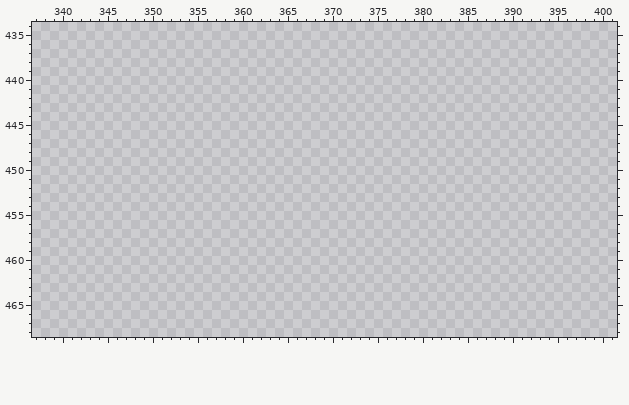
Pixel-art file -- Textures/ConceptArt/ConceptArt1.aseprite. Above is the file before it was changed.
815x816 pixels, 1 frame. Colours within 5 levels of each other are drawn and written as one. Shown: x 337..401, y 434..468. The commit also changed other parts of the picture, which this record leaves out.
New version:
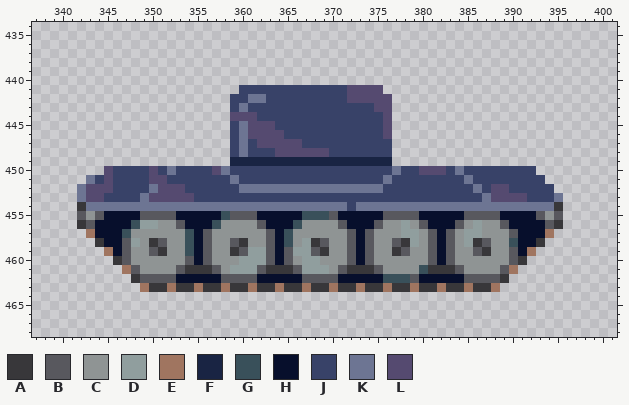
Palette (. is transparent): A #38373a  B #58585e  C #8f9494  D #909e9e  E #a07560  F #192443  G #39505a  H #070f2c  J #384268  K #6d7593  L #554a70
Edits made:
@@ x 337..401 @@
 440 .................................................................
-441 .................................................................
-442 .................................................................
-443 .................................................................
-444 .................................................................
-445 .................................................................
-446 .................................................................
-447 .................................................................
-448 .................................................................
-449 .................................................................
-450 .................................................................
-451 .................................................................
-452 .................................................................
-453 .................................................................
-454 .................................................................
-455 .................................................................
-456 .................................................................
-457 .................................................................
-458 .................................................................
-459 .................................................................
-460 .................................................................
-461 .................................................................
-462 .................................................................
-463 .................................................................
+441 .......................JJJJJJJJJJJJLLLL..........................
+442 ......................JJKKJJJJJJJJJLLLLL.........................
+443 ......................JKJJJJJJJJJJJJJJLL.........................
+444 ......................LLLJJJJJJJJJJJJJJL.........................
+445 ......................JKLLLJJJJJJJJJJJJL.........................
+446 ......................JKLLLLJJJJJJJJJJJL.........................
+447 ......................JKJLLLLLJJJJJJJJJJ.........................
+448 ......................JKJJJLLLLLLJJJJJJJ.........................
+449 ......................FFFFFFFFFFFFFFFFFF.........................
+450 ........LJJJJLJKJJJJLKJJJJJJJJJJJJJJJJJJKJJLLLJKJJJJJJJJ.........
+451 ......KJLJJJJLLJJJJJJJKJJJJJJJJJJJJJJJJKJJJJJJJJKJJJJJJJJ........
+452 .....KLLLJJJJKLLLJJJJJJKKKKKKKKKKKKKKKKJJJJJJJJJJKJLLJJJJJ.......
+453 .....KLLJJJJKLLLLLJJJJJJJJJJJJJJJJJJJJJJJJJJJJJJJJKLLLLJJJK......
+454 .....AKKKKKKKKKKKKKKKKKKKKKKKKKKKKKJKKKKKKKKKKKKKKKKKKKKKKA......
+455 .....BCBHHHHBBBBHHHHHGBBBHHHHHGGGBHHHHHBBBBHHHHHBBBBHHHHBCB......
+456 .....ABHHHHGDDCCBHHHGCCCCBHHHGCCCCBHHHBCCDCBHHHBCDCCBHHHHBA......
+457 ......EHHHGCCCCCCGHBCCCCCCBHGCCCCCCBHBCCCDDCBHBCDDCCCBHHHE.......
+458 .......AHHBDCABCCGHBCCBACCBHGCDABCCBHBCCBADCBHBCDABCCGHHA........
+459 ........EHBCCBACCGHBCCABDDBHBDDBACCBHBCCABCCBHBCCBACCBHE.........
+460 .........ABCCCCCCBHBCCCDDDBHBCDDCCCBHBCCCCCCBHBCCCCCCBA..........
+461 ..........EBCCCCBAAABCDDDBAAABDDDCBAAABCCCCGAAABCCCCBE...........
+462 ...........ABBBBHHHHHBBBBHHHHHBBBBHHHHHGGGBHHHHHBBBBA............
+463 ............EAAEAAEAAEAAEAAEAAEAAEAAEAAEAAEAAEAAEAAE.............
 464 .................................................................
Pixel boxes of the changes (left, top, right, bottom) in both pictures:
added: (77, 85, 563, 292)
